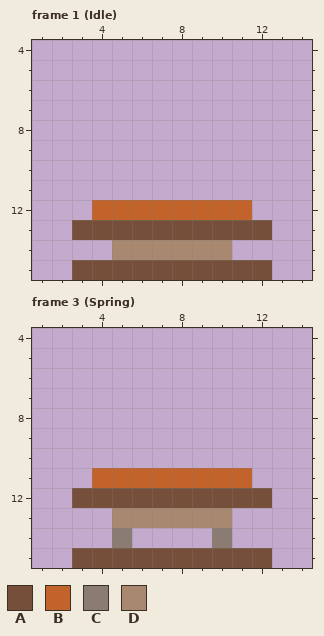
Pixel-art file: Amano/Assets/Objects/Sprites/trampoline_sprite.aseprite. That is the earlier state.
16x16 pixels, 7 frames. Shown: frame 1 (Idle): x 1..14, y 4..15; frame 3 (Spring): x 1..14, y 4..15. The commit also changed other frames, which this record leaves out.
Palette (. is transparent): A #754f39  B #c1632a  C #8b7c73  D #a8886f
Pixels before, frame 1 (Idle), first column x 3:
12 .BBBBBBBB.
13 AAAAAAAAAA
14 ..DDDDDD..
15 AAAAAAAAAA
Pixels before, frame 3 (Spring), first column x 3:
11 .BBBBBBBB.
12 AAAAAAAAAA
13 ..DDDDDD..
14 ..C....C..
15 AAAAAAAAAA
The same view after the edit:
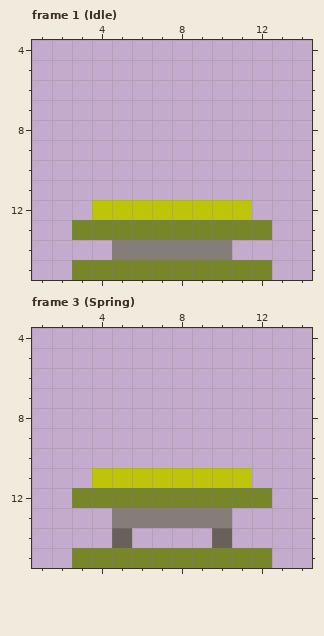
The edit:
{"colour":"A","old":"#754f39","new":"#778629"}
{"colour":"B","old":"#c1632a","new":"#bec508"}
{"colour":"C","old":"#8b7c73","new":"#68605a"}
{"colour":"D","old":"#a8886f","new":"#847d78"}
